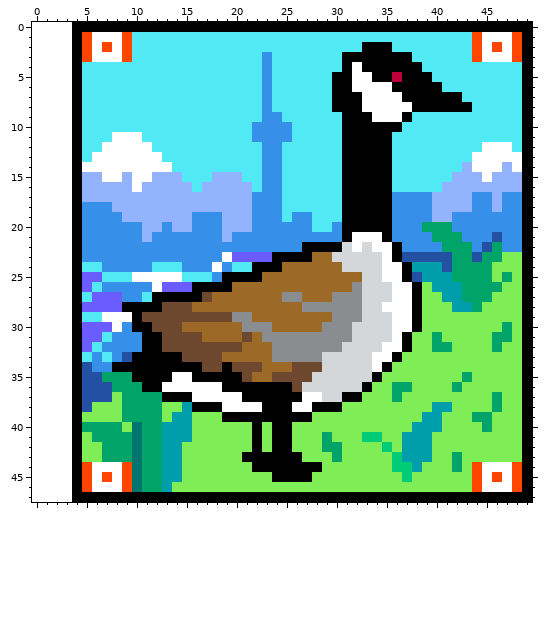
File history of a pixel-art sprite, pictures/goose2.png. The first picture shows the starting point.
The file is 46x48 pixels. The old version is drawn lined up with the new one, on the new canvas.
And afterwards:
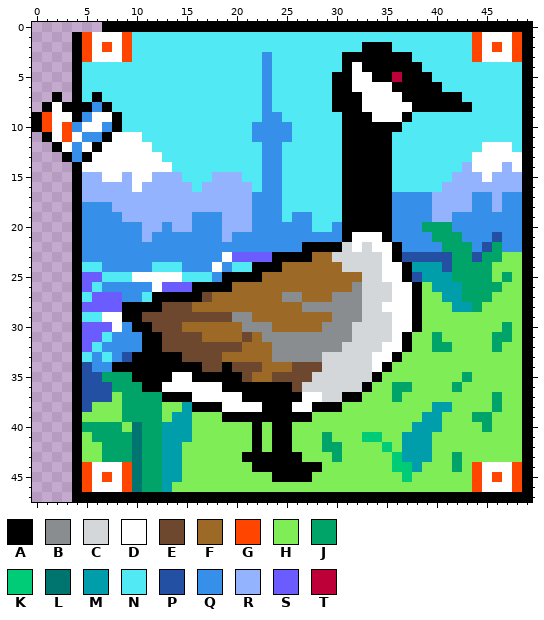
Palette (. is transparent): A #000000  B #898d90  C #d4d7d9  D #ffffff  E #6d482f  F #9c6926  G #ff4500  H #7eed56  J #00a368  K #00cc78  L #00756f  M #009eaa  N #51e9f4  P #2450a4  Q #3690ea  R #94b3ff  S #6a5cff  T #be0039
What changed:
{"change": "canvas 46x48 -> 50x48, the old top-left corner now at 4,0"}
{"y":0,"x":4,"old":"AAA","new":"..."}
{"y":7,"x":2,"old":".","new":"A"}
{"y":7,"x":6,"old":"N","new":"A"}
{"y":8,"x":1,"old":"...","new":"ADA"}
{"y":8,"x":5,"old":"NNN","new":"AQA"}
{"y":9,"x":0,"old":"....","new":"AGDD"}
{"y":9,"x":5,"old":"NNNN","new":"QDDA"}
{"y":10,"x":0,"old":"....ANNNN","new":"AGDGQDDQA"}
{"y":11,"x":1,"old":"...ANNN","new":"ADGDQQA"}
{"y":12,"x":2,"old":"..ANN","new":"ADQDA"}
{"y":13,"x":3,"old":".AN","new":"AQA"}
{"y":29,"x":9,"old":"D","new":"A"}
{"label":"erased","picture_box":[72,22,102,32]}
{"label":"changed","picture_box":[32,92,122,162]}
{"label":"changed","picture_box":[122,312,132,322]}
